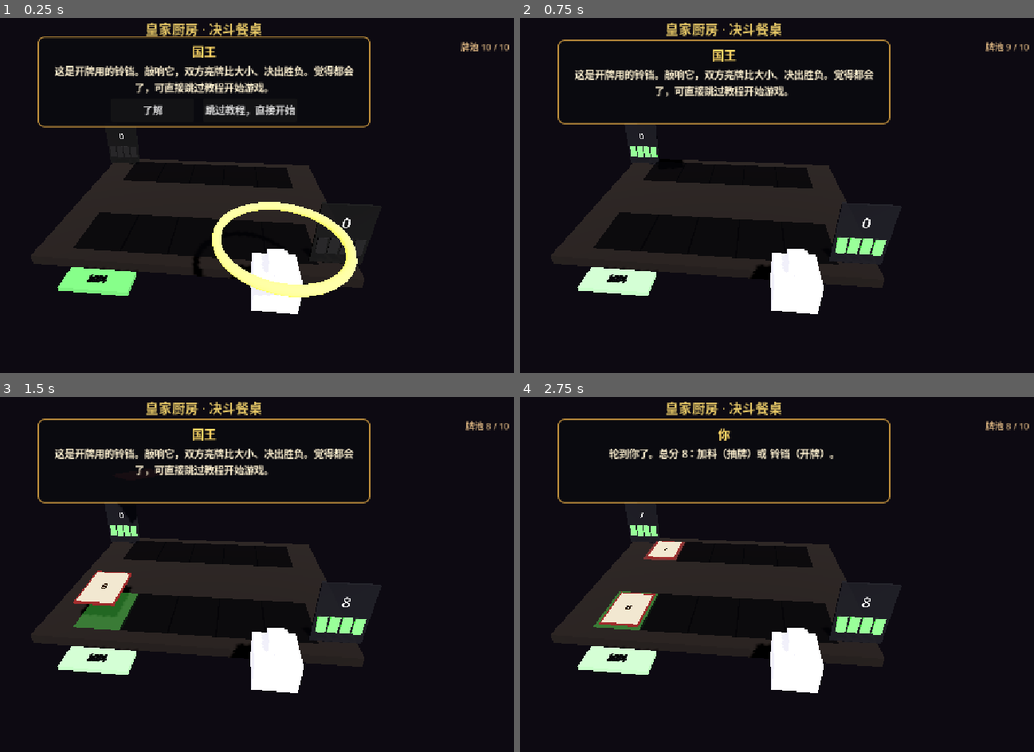
Above: before the commit, frames 1-4 (two rows, left to right).
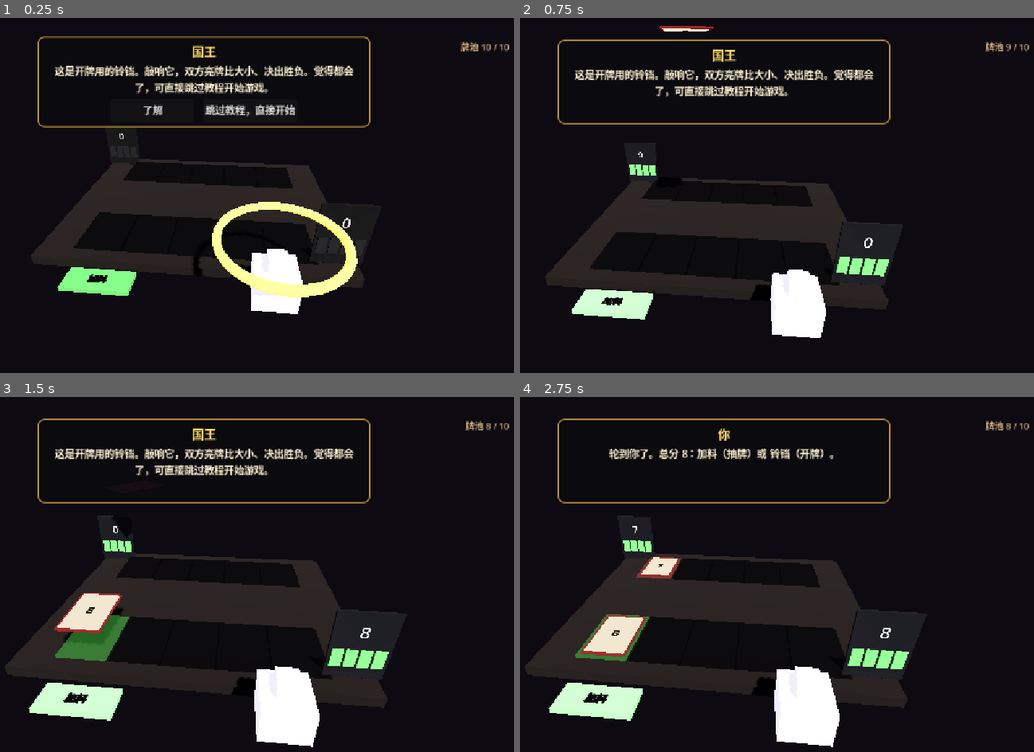
Above: after the commit, the same moments.

Repository: Yb-rabbit/soup-sabotage
Game: Godot game, scene res://main.tscn
Two runs of this game, one before a commit and one after it. Both use one fixed random seed, a clock stepped at 60 frames per second and the inputs below.
Inputs (mouse positions are in pixels of both pictures, inside the frame that each line leads up to):
- Up to frame 1 (0.25 s): no input
- Up to frame 2 (0.75 s): click "跳过教程，直接开始" at 0.5 s
- Up to frame 3 (1.5 s): move the mouse to (344, 556) at 1.27 s; click (344, 556) at 1.42 s
- Up to frame 4 (2.75 s): move the mouse to (597, 592) at 2.02 s; click (597, 592) at 2.17 s

The runs differ from the first frame. In frame 1, 0.5% of the frame differs, in the area x 28-51%, y 1-6%; in frame 2, 14%; in frame 3, 20%, in the area x 0-79%, y 1-99%; in frame 4, 19%.

Commit message:
【优化】难度升级
2

Diff:
--- a/scripts/ai_controller.gd
+++ b/scripts/ai_controller.gd
@@ -34,12 +34,35 @@
 
 
 ## 抽到 drawn_value 后是否保留（false = 跳过，占用槽位但不计分）
-static func decide_keep(ai_points: int, drawn_value: int) -> bool:
+## mark_value=本局 AI 标记牌；mark_refined=料种是否为新鲜日（新鲜日料倾向保留自回血，怀旧节料倾向跳过避免自扣血）
+static func decide_keep(ai_points: int, drawn_value: int, mark_value: int = 0, mark_refined: bool = false) -> bool:
 	# 保留会爆牌 => 跳过
 	if ai_points + drawn_value > BUST_LIMIT:
 		return false
+	# 抽到标记牌：精制料倾向保留（自回血），过期料倾向跳过（避免自扣血）
+	if mark_value != 0 and drawn_value == mark_value:
+		return mark_refined
 	# 不爆则保留（更接近 21）
 	return true
+
+
+## 选标记牌：新鲜日挑一张自己大概率能保留的低风险牌（自回血）；
+## 怀旧节挑一张对方凑分时更可能保留的低数值牌（坑进对方手）。
+## ingredient: 0=怀旧节(EXPIRED)，1=新鲜日(REFINED)
+static func decide_mark(ingredient: int, pool: Array, ai_points: int) -> int:
+	if pool.is_empty():
+		return 0
+	var low := [1, 2, 3, 4, 5]
+	if ingredient == 1:  # 新鲜日：低分值自己更容易保留受益
+		for v in low:
+			if pool.has(v):
+				return v
+		return pool[0]
+	# 怀旧节：低分值对方更可能保留凑分
+	for v in low:
+		if pool.has(v):
+			return v
+	return pool[0]
 
 
 ## 当前分数下，从剩余池抽一张导致爆牌(>21)的概率（近似，未知具体构成）
--- a/scripts/card3d.gd
+++ b/scripts/card3d.gd
@@ -15,13 +15,14 @@
 var face_up := false
 var hovering := false
 var _hover_tw: Tween = null
-var _hover_base_y := 0.0
+var _rest_y := 0.0  # 落槽基准高度（权威基准，翻面/悬停/点击都以它回位，避免位置漂移）
 
 var _face_label: Label3D
 var _crest_label: Label3D
 var _body_mat: StandardMaterial3D
 var _face_mat: StandardMaterial3D
 var _area: Area3D
+var _flip_tw: Tween = null
 
 
 func setup(v: int) -> void:
@@ -97,20 +98,34 @@
 
 ## 设置朝向：face=true 牌面朝上（rotation.x=0）；face=false 牌背朝上（rotation.x=180）
 ## 非瞬时翻转时先抬升再旋转再落下，避免旋转过程扫进桌面（"沉入"）
+## 翻转前打断悬停/旧的翻转 tween，并以落槽基准 _rest_y 回位，避免翻面后位置滞留错位
 func set_orientation(face: bool, instant: bool = false) -> void:
 	var target_deg := 0.0 if face else 180.0
 	face_up = face
+	if _flip_tw != null:
+		_flip_tw.kill()
+		_flip_tw = null
+	if _hover_tw != null:
+		_hover_tw.kill()
+		_hover_tw = null
+	hovering = false
+	var base_y := _rest_y if _rest_y != 0.0 else position.y
+	_rest_y = base_y
 	if instant:
 		rotation_degrees.x = target_deg
+		position.y = base_y
+		_reset_glow()
 		return
-	var base_y := position.y
-	var tw := create_tween()
-	tw.tween_property(self, "position:y", base_y + 0.4, 0.14)\
+	_flip_tw = create_tween()
+	_flip_tw.tween_property(self, "position:y", base_y + 0.4, 0.14)\
 		.set_trans(Tween.TRANS_QUAD).set_ease(Tween.EASE_OUT)
-	tw.tween_property(self, "rotation_degrees:x", target_deg, 0.3)\
+	_flip_tw.tween_property(self, "rotation_degrees:x", target_deg, 0.3)\
 		.set_trans(Tween.TRANS_QUAD).set_ease(Tween.EASE_IN_OUT)
-	tw.tween_property(self, "position:y", base_y, 0.14)\
+	_flip_tw.tween_property(self, "position:y", base_y, 0.14)\
 		.set_trans(Tween.TRANS_QUAD).set_ease(Tween.EASE_IN)
+	_flip_tw.finished.connect(func() -> void:
+		_flip_tw = null
+		_reset_glow())
 
 
 ## 结算时翻开（露出数字）
@@ -124,9 +139,8 @@
 	hovering = h
 	if _hover_tw != null:
 		_hover_tw.kill()
-	if h:
-		_hover_base_y = position.y  # 进入悬停：记录固定基准，避免位置累积漂移
-	var target_y := _hover_base_y + (0.06 if h else 0.0)
+		_hover_tw = null
+	var target_y := _rest_y + (0.06 if h else 0.0)
 	_hover_tw = create_tween()
 	_hover_tw.set_parallel(true)
 	_hover_tw.tween_property(self, "position:y", target_y, 0.15)
@@ -148,19 +162,63 @@
 func _on_area_input_event(_camera: Node, event: InputEvent, _pos: Vector3, _normal: Vector3, _idx: int) -> void:
 	if event is InputEventMouseButton and event.pressed and event.button_index == MOUSE_BUTTON_LEFT:
 		clicked.emit()
-		_spin_inspect()
-
-
-## 发牌落地后调用：重置悬停基准到落地位置，避免悬停动画与发牌冲突
+		if face_up:
+			_spin_inspect()
+		else:
+			_reject_scale()
+
+
+## 发牌落地后调用：记录落槽基准高度，避免悬停动画与发牌冲突
 func settle_on_slot() -> void:
 	hovering = false
 	if _hover_tw != null:
 		_hover_tw.kill()
-	_hover_base_y = position.y
-
-
-## 点击：做一次 360° 自旋检视（不暴露数字，仅表现力）
+		_hover_tw = null
+	_rest_y = position.y
+	_reset_glow()
+
+
+## 点击：先结束悬停回到落槽高度，再做 360° 自旋检视（不暴露数字，仅表现力）
 func _spin_inspect() -> void:
+	if _hover_tw != null:
+		_hover_tw.kill()
+		_hover_tw = null
+	hovering = false
+	_reset_glow()
 	var tw := create_tween()
+	tw.set_parallel(true)
+	tw.tween_property(self, "position:y", _rest_y, 0.18)
 	tw.tween_property(self, "rotation_degrees:x", rotation_degrees.x + 360.0, 0.6)\
 		.set_trans(Tween.TRANS_QUAD).set_ease(Tween.EASE_IN_OUT)
+	tw.chain().tween_callback(_after_spin)
+
+
+## 自旋结束：把旋转归一化到牌面朝向，并复位发光
+func _after_spin() -> void:
+	rotation_degrees.x = 0.0 if face_up else 180.0
+	_reset_glow()
+
+
+## 未翻开的牌被点击：做一次"放缩"拒绝动作，不翻开、不暴露数值
+func _reject_scale() -> void:
+	if _flip_tw != null:
+		_flip_tw.kill()
+		_flip_tw = null
+	if _hover_tw != null:
+		_hover_tw.kill()
+		_hover_tw = null
+	hovering = false
+	_reset_glow()
+	var tw := create_tween()
+	tw.tween_property(self, "scale", Vector3(0.72, 0.72, 0.72), 0.12)\
+		.set_trans(Tween.TRANS_QUAD).set_ease(Tween.EASE_IN)
+	tw.parallel().tween_property(self, "position:y", _rest_y, 0.12)
+	tw.tween_property(self, "scale", Vector3.ONE, 0.32)\
+		.set_trans(Tween.TRANS_BACK).set_ease(Tween.EASE_OUT)
+
+
+## 复位卡身发光到默认（暗红牌背）
+func _reset_glow() -> void:
+	if _body_mat == null:
+		return
+	_body_mat.emission = Color(0.35, 0.06, 0.06)
--- a/scripts/game_manager3d.gd
+++ b/scripts/game_manager3d.gd
@@ -9,6 +9,8 @@
 const MAX_CARDS := 5
 const START_LIVES := 4
 const AI_THINK_MAX := 6.0
+const USE_SETTLE_CAM := false  # 结算闪切镜头暂不启用（true 时走运镜序列）
+const SPECIAL_DAY_CHANCE := 0.4  # 出现特殊日（怀旧节/新鲜日）的概率；其余为普通日
 
 const AI_TAUNTS: Array[String] = [
 	"再加一把，让这锅更滚烫……",
@@ -19,8 +21,9 @@
 ]
 
 enum Side { PLAYER, AI }
+enum Ingredient { EXPIRED, REFINED, NONE }  # 怀旧节（被计入者扣命） / 新鲜日（被计入者回命） / NONE=普通日（无特殊料）
 enum State { TUTORIAL, PLAYER_TURN, AI_TURN, GAME_OVER }
-enum Phase { IDLE, DECIDE }  # 玩家回合内：IDLE=选抽牌/开牌，DECIDE=决定保留/跳过
+enum Phase { IDLE, DECIDE, MARK }  # 玩家回合内：IDLE=选抽牌/开牌，DECIDE=决定保留/跳过，MARK=选标记料
 
 # ---- 3D 场景节点 ----
 var _camera: Camera3D
@@ -46,6 +49,9 @@
 var _vn_button: Button
 var _tut_next: Button  # 教程"了解"
 var _deck_label: Label
+var _day_chip: PanelContainer
+var _day_chip_label: Label
+var _day_chip_style: StyleBoxFlat
 
 # ---- 教程状态 ----
 var _tut_step := 0
@@ -66,6 +72,19 @@
 var _ai_timer: Timer
 var _busy := false  # 发牌动画输入锁
 
+# ---- 过期料/精制料 ----
+var round_ingredient := Ingredient.EXPIRED  # 本局料种（每局重置）
+var player_mark_value := 0  # 玩家标记的牌值（0=未标）
+var ai_mark_value := 0      # AI 标记的牌值（0=未标）
+var _pick_bar: HBoxContainer
+var _pick_buttons: Array[Button] = []
+
+# ---- 镜头演出 ----
+var _cam_tw: Tween = null
+var _cam_seq_token := 0
+var _cam_home_pos := Vector3(0.5, 2.9, 4.8)
+var _cam_home_look := Vector3(0, 0.0, -0.2)
+
 
 func _ready() -> void:
 	_build_3d()
@@ -235,6 +254,7 @@
 func _set_char_talk(char: Node3D, on: bool) -> void:
 	if char == null:
 		return
+	_char_kill_tw(char)
 	var mats: Array = char.get_meta("char_mats", [])
 	for m in mats:
 		m.emission_energy_multiplier = 3.0 if on else 1.0
@@ -242,6 +262,54 @@
 	var tw := char.create_tween()
 	tw.tween_property(char, "position:y", base + (0.12 if on else 0.0), 0.2)\
 		.set_trans(Tween.TRANS_QUAD).set_ease(Tween.EASE_OUT)
+	char.set_meta("char_tw", tw)
+
+
+func _char_kill_tw(char: Node3D) -> void:
+	if not char.has_meta("char_tw"):
+		return
+	var tw: Tween = char.get_meta("char_tw")
+	if tw != null:
+		tw.kill()
+		char.set_meta("char_tw", null)
+
+
+## 角色反应演出：talk=发光抬升；hurt=压扁+红闪+下蹲；happy=蹦跳+金光
+func _char_react(char: Node3D, type: String) -> void:
+	if char == null:
+		return
+	_char_kill_tw(char)
+	var mats: Array = char.get_meta("char_mats", [])
+	var base: float = char.get_meta("char_base_y", 0.0)
+	var tw := char.create_tween()
+	match type:
+		"hurt":
+			tw.tween_property(char, "scale", Vector3(1.2, 0.68, 1.2), 0.18)\
+				.set_trans(Tween.TRANS_QUAD).set_ease(Tween.EASE_IN)
+			tw.parallel().tween_property(char, "position:y", base - 0.16, 0.18)\
+				.set_trans(Tween.TRANS_QUAD).set_ease(Tween.EASE_IN)
+			for m in mats:
+				tw.parallel().tween_property(m, "emission_energy_multiplier", 4.0, 0.15)
+			tw.tween_property(char, "scale", Vector3.ONE, 0.3)\
+				.set_trans(Tween.TRANS_BOUNCE).set_ease(Tween.EASE_OUT)
+			tw.parallel().tween_property(char, "position:y", base, 0.3)\
+				.set_trans(Tween.TRANS_QUAD).set_ease(Tween.EASE_OUT)
+			for m in mats:
+				tw.parallel().tween_property(m, "emission_energy_multiplier", 1.0, 0.3)
+		"happy":
+			tw.tween_property(char, "position:y", base + 0.32, 0.24)\
+				.set_trans(Tween.TRANS_QUAD).set_ease(Tween.EASE_OUT)
+			for m in mats:
+				tw.parallel().tween_property(m, "emission_energy_multiplier", 3.5, 0.15)
+			tw.tween_property(char, "position:y", base, 0.24)\
+				.set_trans(Tween.TRANS_QUAD).set_ease(Tween.EASE_IN)
+			for m in mats:
+				tw.parallel().tween_property(m, "emission_energy_multiplier", 1.0, 0.2)
+		_:
+			for m in mats:
+				tw.parallel().tween_property(m, "emission_energy_multiplier", 3.0, 0.2)
+			tw.tween_property(char, "position:y", base + 0.12, 0.2)
+	char.set_meta("char_tw", tw)
 
 
 ## 依据 VN 说话者，点亮对应角色演出
@@ -315,7 +383,7 @@
 	_root.mouse_filter = Control.MOUSE_FILTER_PASS
 	add_child(_root)
 
-	# 标题
+	# 标题（隐藏：不显示顶部黄色标题）
 	var title := Label.new()
 	title.text = "皇家厨房 · 决斗餐桌"
 	title.set_anchors_and_offsets_preset(Control.PRESET_TOP_WIDE)
@@ -324,6 +392,7 @@
 	title.horizontal_alignment = HORIZONTAL_ALIGNMENT_CENTER
 	title.add_theme_font_size_override("font_size", 24)
 	title.add_theme_color_override("font_color", Color(0.9, 0.78, 0.4))
+	title.visible = false
 	_root.add_child(title)
 
 	# 牌池计数（右上）
@@ -338,6 +407,31 @@
 	_deck_label.add_theme_font_size_override("font_size", 16)
 	_deck_label.add_theme_color_override("font_color", Color(0.85, 0.7, 0.5))
 	_root.add_child(_deck_label)
+
+	# 今日料种指示（顶部左侧，闹钟样式，默认隐藏；宽度自适应文本）
+	_day_chip = PanelContainer.new()
+	_day_chip.set_anchors_preset(Control.PRESET_TOP_LEFT)
+	_day_chip.grow_horizontal = Control.GROW_DIRECTION_END
+	_day_chip.grow_vertical = Control.GROW_DIRECTION_END
+	_day_chip.offset_left = 24
+	_day_chip.offset_top = 44
+	_day_chip_style = StyleBoxFlat.new()
+	_day_chip_style.bg_color = Color(0.04, 0.04, 0.06, 0.9)
+	_day_chip_style.set_border_width_all(2)
+	_day_chip_style.set_corner_radius_all(8)
+	_day_chip_style.content_margin_left = 10
+	_day_chip_style.content_margin_right = 10
+	_day_chip_style.content_margin_top = 6
+	_day_chip_style.content_margin_bottom = 6
+	_day_chip.add_theme_stylebox_override("panel", _day_chip_style)
+	_day_chip.visible = false
+	_root.add_child(_day_chip)
+
+	_day_chip_label = Label.new()
+	_day_chip_label.add_theme_font_size_override("font_size", 15)
+	_day_chip_label.horizontal_alignment = HORIZONTAL_ALIGNMENT_LEFT
+	_day_chip_label.vertical_alignment = VERTICAL_ALIGNMENT_CENTER
+	_day_chip.add_child(_day_chip_label)
 
 	# ---- VN 面板（顶部中央）----
 	_vn_panel = PanelContainer.new()
@@ -404,6 +498,28 @@
 	_vn_button.visible = false
 	btn_row.add_child(_vn_button)
 
+	# ---- 料种选择条（开局选标记牌，默认隐藏）----
+	_pick_bar = HBoxContainer.new()
+	_pick_bar.set_anchors_and_offsets_preset(Control.PRESET_CENTER_BOTTOM)
+	_pick_bar.grow_horizontal = Control.GROW_DIRECTION_BOTH
+	_pick_bar.grow_vertical = Control.GROW_DIRECTION_BEGIN
+	_pick_bar.offset_left = -320
+	_pick_bar.offset_top = -100
+	_pick_bar.offset_right = 320
+	_pick_bar.offset_bottom = -24
+	_pick_bar.add_theme_constant_override("separation", 8)
+	_pick_bar.visible = false
+	_root.add_child(_pick_bar)
+	for v in range(1, 11):
+		var b := Button.new()
+		b.text = str(v)
+		b.custom_minimum_size = Vector2(46, 46)
+		b.add_theme_font_size_override("font_size", 18)
+		b.set_meta("mark_val", v)
+		b.pressed.connect(_on_mark_pick.bind(v))
+		_pick_bar.add_child(b)
+		_pick_buttons.append(b)
+
 
 # ============================================================
 #  对局流程
@@ -416,6 +532,8 @@
 func _start_tutorial() -> void:
 	state = State.TUTORIAL
 	_tut_step = 0
+	if _day_chip != null:
+		_day_chip.visible = false
 	_tut_show_step()
 
 
@@ -537,6 +655,17 @@
 func _start_round() -> void:
 	_ai_timer.stop()
 	_busy = false
+	round_ingredient = Ingredient.NONE
+	if randf() < SPECIAL_DAY_CHANCE:
+		round_ingredient = Ingredient.EXPIRED if randf() < 0.5 else Ingredient.REFINED
+	player_mark_value = 0
+	ai_mark_value = 0
+	_hide_pick_bar()
+	if round_ingredient == Ingredient.NONE:
+		if _day_chip != null:
+			_day_chip.visible = false
+	else:
+		_update_day_chip()
 	card_pool = []
 	for v in range(1, 11):
 		card_pool.append(v)
@@ -555,6 +684,7 @@
 	_ai_phone.set_points(0)
 	_update_lives()
 	_update_buttons()
+	_cam_player_push()  # 每局开始强制复位到玩家机位，避免结算后镜头滞留
 	_deal_opening()
 
 
@@ -579,8 +709,11 @@
 		asl.card3d.reveal()
 	_busy = false
 	_update_scores()
-	show_vn("国王", "开局明牌：你 %d，红队 %d。目标 18~21。轮到你了：加料 或 铃铛开牌。" % [pv, av])
-	_start_player_turn()
+	show_vn("国王", "开局明牌：你 %d，红队 %d。目标 18~21。" % [pv, av])
+	if round_ingredient == Ingredient.NONE:
+		_start_player_turn()
+	else:
+		_start_marking()
 
 
 func _draw_from_pool() -> int:
@@ -600,6 +733,68 @@
 	card.rotation_degrees.x = 180.0
 	CardAnimator3D.play_deal(card, slot, value)
 	await CardAnimator3D.deal_finished
+
+
+## 开局选标记牌：国王钦定本局料种后，双方各自暗选一张牌
+func _start_marking() -> void:
+	state = State.PLAYER_TURN
+	phase = Phase.MARK
+	# AI 暗中选定标记牌
+	ai_mark_value = AIController.decide_mark(int(round_ingredient), card_pool, ai_points)
+	_show_pick_bar()
+	_update_buttons()
+	var nm := _ing_name(round_ingredient)
+	show_vn("国王", "今日是国王钦定的【%s】——%s。请双方各暗选一张牌（牌仍留在牌池，若最终被算入总点数才生效：%s）。你选哪张？" % [nm, _ing_note(), _ing_effect()])
+
+
+func _on_mark_pick(v: int) -> void:
+	if state != State.PLAYER_TURN or phase != Phase.MARK:
+		return
+	player_mark_value = v
+	phase = Phase.IDLE
+	_hide_pick_bar()
+	_update_buttons()
+	_start_player_turn()
+
+
+func _show_pick_bar() -> void:
+	if _pick_bar == null:
+		return
+	_pick_bar.visible = true
+	for b in _pick_buttons:
+		var val: int = b.get_meta("mark_val")
+		b.disabled = not card_pool.has(val)
+
+
+func _hide_pick_bar() -> void:
+	if _pick_bar != null:
+		_pick_bar.visible = false
+
+
+func _ing_name(ing: Ingredient) -> String:
+	return "怀旧节" if ing == Ingredient.EXPIRED else "新鲜日"
+
+
+func _ing_effect() -> String:
+	return "被计入者多扣一点血" if round_ingredient == Ingredient.EXPIRED else "被计入者回一点血"
+
+
+func _ing_note() -> String:
+	return "陈年过气、混入会倒扣" if round_ingredient == Ingredient.EXPIRED else "现采新鲜、掺入能回血"
+
+
+## 常驻指示：显示今日料种（闹钟样式，红=怀旧节 / 绿=新鲜日）
+func _update_day_chip() -> void:
+	if _day_chip_label == null:
+		return
+	var nm := _ing_name(round_ingredient)
+	var color := Color(0.95, 0.3, 0.3) if round_ingredient == Ingredient.EXPIRED else Color(0.3, 0.9, 0.4)
+	var note := "有牌料稍含异味" if round_ingredient == Ingredient.EXPIRED else "有牌料鲜美异常"
+	_day_chip_label.text = "今日：%s｜%s" % [nm, note]
+	_day_chip_label.add_theme_color_override("font_color", color)
+	_day_chip_style.border_color = color
+	_day_chip.reset_size()  # 按文本实际长度自适应宽高
+	_day_chip.visible = true
 
 
 ## 玩家：加料（抽 1 张，看到后决定保留/跳过）
@@ -666,6 +861,7 @@
 	phase = Phase.IDLE
 	_update_buttons()
 	_ai_timer.start(randf_range(0.5, AI_THINK_MAX))
+	_cam_push_in()
 	show_vn("红队", "红队思考中……（加料 / 开牌）")
 
 
@@ -688,7 +884,7 @@
 	await _spawn_deal(slot, v)
 	_busy = false
 	# AI 看自己的牌，决定保留/跳过
-	var keep := AIController.decide_keep(ai_points, v)
+	var keep := AIController.decide_keep(ai_points, v, ai_mark_value, round_ingredient == Ingredient.REFINED)
 	if keep:
 		ai_points += v
 		if slot.card3d != null:
@@ -713,6 +909,7 @@
 	state = State.PLAYER_TURN
 	phase = Phase.IDLE
 	_update_buttons()
+	_cam_player_push()
 	show_vn("你", "轮到你了。总分 %d：加料（抽牌）或 铃铛（开牌）。" % player_points)
 
 
@@ -729,7 +926,8 @@
 func _update_buttons() -> void:
 	var player_turn := state == State.PLAYER_TURN
 	var deciding := player_turn and phase == Phase.DECIDE
-	var can_act := player_turn and not deciding and not _busy
+	var marking := player_turn and phase == Phase.MARK
+	var can_act := player_turn and not deciding and not marking and not _busy
 
 	_draw_btn.visible = can_act
 	_draw_btn.set_enabled(can_act and not _slots_full(_player_slots) and not card_pool.is_empty())
@@ -754,10 +952,18 @@
 	_vn_button.visible = true
 
 	# 结算：保留(明牌)保持翻开；跳过的保持牌背 + ✕，不强制翻开（体现"弃牌"）
-	var p_ok := player_points >= KING_MIN and player_points <= BUST_LIMIT
-	var a_ok := ai_points >= KING_MIN and ai_points <= BUST_LIMIT
+	var p_bust := player_points > BUST_LIMIT
+	var a_bust := ai_points > BUST_LIMIT
+	var p_ok := player_points >= KING_MIN and not p_bust
+	var a_ok := ai_points >= KING_MIN and not a_bust
 	var result := ""
-	if not p_ok and not a_ok:
+	if p_bust and not a_bust:
+		result = "ai"      # 我爆牌 => 判负
+	elif a_bust and not p_bust:
+		result = "player"  # 红队爆牌 => 判负
+	elif p_bust and a_bust:
+		result = "draw"    # 双爆 => 平局
+	elif not p_ok and not a_ok:
 		result = "draw"
 	elif p_ok and not a_ok:
 		result = "player"
@@ -773,33 +979,77 @@
 	var msg := ""
 	var portrait := "国王"
 	if result == "player":
-		msg = "你以 %d 点（18~21）博得国王欢心！红队（%d 点）被扔进汤锅。你赢了本局！" % [player_points, ai_points]
+		if a_bust:
+			msg = "红队爆牌了（%d 点，超过 21）！你以 %d 点获胜，红队被扔进汤锅。你赢了本局！" % [ai_points, player_points]
+		else:
+			msg = "你以 %d 点（18~21）博得国王欢心！红队（%d 点）被扔进汤锅。你赢了本局！" % [player_points, ai_points]
 		portrait = "你"
 	elif result == "ai":
-		msg = "红队以 %d 点胜出。你的 %d 点没能赢得青睐……你输了本局。" % [ai_points, player_points]
+		if p_bust:
+			msg = "你爆牌了（%d 点，超过 21）！红队以 %d 点胜出，你输了本局。" % [player_points, ai_points]
+		else:
+			msg = "红队以 %d 点胜出。你的 %d 点没能赢得青睐……你输了本局。" % [ai_points, player_points]
 		portrait = "红队"
 	else:
-		msg = "双方均未达标（或平局），国王拂袖而去，重上一道菜。（你 %d / 红队 %d）" % [player_points, ai_points]
+		if p_bust and a_bust:
+			msg = "双方都爆牌了……国王摇头，这一锅作废。（你 %d / 红队 %d）" % [player_points, ai_points]
+		else:
+			msg = "双方均未达标（或平局），国王拂袖而去，重上一道菜。（你 %d / 红队 %d）" % [player_points, ai_points]
 		portrait = "国王"
+
+	# ---- 过期料/精制料：被计入哪一方的手就影响哪一方 ----
+	var p_counted := _counted_values(_player_slots)
+	var a_counted := _counted_values(_ai_slots)
+	var hit_desc: Array[String] = []
+	var processed: Dictionary = {}
+	for mv in [player_mark_value, ai_mark_value]:
+		if mv == 0 or processed.has(mv):
+			continue
+		processed[mv] = true
+		if p_counted.has(mv):
+			_apply_ingredient_life(Side.PLAYER)
+			hit_desc.append(_ing_hit_desc(Side.PLAYER, mv))
+		if a_counted.has(mv):
+			_apply_ingredient_life(Side.AI)
+			hit_desc.append(_ing_hit_desc(Side.AI, mv))
+	if not hit_desc.is_empty():
+		msg += "\n（" + "；".join(hit_desc) + "）"
 
 	# 电量格：本局失败方扣 1 格（平局双方都不扣）
 	var match_over := false
 	if result == "player":
 		ai_lives = maxi(0, ai_lives - 1)
 		msg += "\n红队电量 -1（剩余 %d）。" % ai_lives
-		if ai_lives <= 0:
-			match_over = true
-			msg += "\n红队电量尽失，你赢下整场盛宴！"
 	elif result == "ai":
 		player_lives = maxi(0, player_lives - 1)
 		msg += "\n你电量 -1（剩余 %d）。" % player_lives
-		if player_lives <= 0:
-			match_over = true
-			msg += "\n你的电量尽失，红队赢下整场盛宴！"
+	if player_lives <= 0:
+		match_over = true
+		msg += "\n你的电量尽失，红队赢下整场盛宴！"
+	if ai_lives <= 0:
+		match_over = true
+		msg += "\n红队电量尽失，你赢下整场盛宴！"
 	_update_lives()
 
 	_vn_button.text = "重来" if match_over else "下一局"
 	show_vn(portrait, msg)
+
+	# 结算演出（闪切镜头暂不启用）：默认镜头下播角色反应；如需运镜改 USE_SETTLE_CAM=true
+	var loser_side: int = Side.PLAYER if result == "ai" else (Side.AI if result == "player" else Side.PLAYER)
+	var winner_side: int = Side.PLAYER if result == "player" else (Side.AI if result == "ai" else Side.PLAYER)
+	if USE_SETTLE_CAM:
+		var shots: Array = []
+		shots.append(_phone_shot(loser_side))
+		shots.append(_char_shot(loser_side, "hurt"))
+		if result != "draw":
+			shots.append(_char_shot(winner_side, "happy"))
+		_vn_button.disabled = true
+		await _play_cam_seq(shots)
+		_vn_button.disabled = false
+	else:
+		_char_react(_char_for_side(loser_side), "hurt")
+		if result != "draw":
+			_char_react(_char_for_side(winner_side), "happy")
 
 
 ## VN 面板按钮：教程中=跳过教程；整场结束=重来；否则下一局
@@ -847,3 +1097,117 @@
 
 func _deal_source() -> Vector3:
 	return Vector3(0, 4.0, 0.4)
+
+
+## 收集某方"被计入总点数"的牌值（保留=计入；跳过/弃牌不计入）
+func _counted_values(slots: Array[CardSlot3D]) -> Array[int]:
+	var vals: Array[int] = []
+	for s in slots:
+		if s.occupied and not s.skipped and s.card3d != null:
+			vals.append(s.card3d.value)
+	return vals
+
+
+## 对一方应用本轮料种的命数修正（过期-1 / 精制+1，封顶 START_LIVES）
+func _apply_ingredient_life(side: int) -> void:
+	if side == Side.PLAYER:
+		if round_ingredient == Ingredient.EXPIRED:
+			player_lives = maxi(0, player_lives - 1)
+		else:
+			player_lives = mini(START_LIVES, player_lives + 1)
+	else:
+		if round_ingredient == Ingredient.EXPIRED:
+			ai_lives = maxi(0, ai_lives - 1)
+		else:
+			ai_lives = mini(START_LIVES, ai_lives + 1)
+
+
+func _ing_hit_desc(side: int, mv: int) -> String:
+	var who := "你" if side == Side.PLAYER else "红队"
+	var act := "在怀旧节被陈年料缠上，电量 -1" if round_ingredient == Ingredient.EXPIRED else "在新鲜日尝到鲜料，电量 +1"
+	return "%s %s（牌 %d）" % [who, act, mv]
+
+
+# ============================================================
+#  镜头演出
+# ============================================================
+func _camera_move_to(target_pos: Vector3, look_at: Vector3, dur: float) -> void:
+	if _camera == null:
+		return
+	_kill_cam_tw()
+	var start := _camera.position
+	_cam_tw = create_tween()
+	_cam_tw.tween_method(_camera_track.bind(target_pos, look_at), start, target_pos, dur)\
+		.set_trans(Tween.TRANS_SINE).set_ease(Tween.EASE_IN_OUT)
+
+
+func _camera_track(p: Vector3, target_pos: Vector3, look_at: Vector3) -> void:
+	_camera.position = p
+	_camera.look_at(look_at, Vector3.UP)
+
+
+func _kill_cam_tw() -> void:
+	if _cam_tw != null:
+		_cam_tw.kill()
+		_cam_tw = null
+
+
+## 某侧手机特写镜头
+func _phone_shot(side: int) -> Dictionary:
+	if side == Side.PLAYER:
+		return {"pos": Vector3(2.0, 1.5, 2.7), "look": Vector3(2.0, 0.6, 1.5), "dur": 0.7, "hold": 0.55, "react": ""}
+	return {"pos": Vector3(-2.0, 1.5, -0.2), "look": Vector3(-2.0, 0.6, -1.5), "dur": 0.7, "hold": 0.55, "react": ""}
+
+
+## 某侧角色镜头，带反应动画
+func _char_shot(side: int, react: String) -> Dictionary:
+	if side == Side.PLAYER:
+		return {"pos": Vector3(2.3, 1.35, 1.7), "look": Vector3(2.3, 1.0, -0.4), "dur": 0.7, "hold": 0.9, "react": react, "char": _player_char}
+	return {"pos": Vector3(-2.3, 1.35, 1.7), "look": Vector3(-2.3, 1.0, -0.4), "dur": 0.7, "hold": 0.9, "react": react, "char": _ai_char}
+
+
+func _char_for_side(side: int) -> Node3D:
+	return _player_char if side == Side.PLAYER else _ai_char
+
+
+## 结算镜头序列：依次运镜，播完回主位
+func _play_cam_seq(shots: Array) -> void:
+	if _camera == null:
+		return
+	var token := _cam_seq_token + 1
+	_cam_seq_token = token
+	_kill_cam_tw()
+	for shot in shots:
+		if token != _cam_seq_token:
+			return
+		_camera_move_to(shot["pos"], shot["look"], shot["dur"])
+		var react: String = shot.get("react", "")
+		var ch: Node3D = shot.get("char", null)
+		if react != "" and ch != null:
+			_char_react(ch, react)
+		await get_tree().create_timer(shot["hold"]).timeout
+	if token != _cam_seq_token:
+		return
+	_camera_move_to(_cam_home_pos, _cam_home_look, 0.8)
+	await get_tree().create_timer(0.8).timeout
+
+
+## 对手抽牌/思考时：镜头轻微推进（局部推近，不做闪切）
+func _cam_push_in() -> void:
+	if _camera == null:
+		return
+	_camera_move_to(Vector3(0.5, 2.5, 3.1), Vector3(0, 0.5, -0.6), 0.9)
+
+
+## 玩家回合：镜头比主位再稍微推近一点点
+func _cam_player_push() -> void:
+	if _camera == null:
+		return
+	_camera_move_to(Vector3(0.5, 2.8, 4.3), Vector3(0, 0.3, -0.4), 0.9)
+
+
+## 回到主位
+func _cam_push_out() -> void:
+	if _camera == null:
+		return
+	_camera_move_to(_cam_home_pos, _cam_home_look, 0.9)
